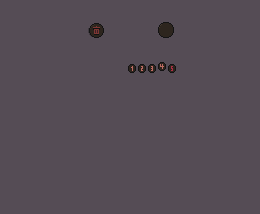
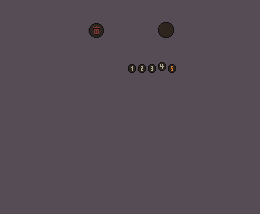
Layers edited between the first and the second 260 x 214 image:
painted on "InventoryItemAmount4.png" over bbox(160, 64, 164, 69)
